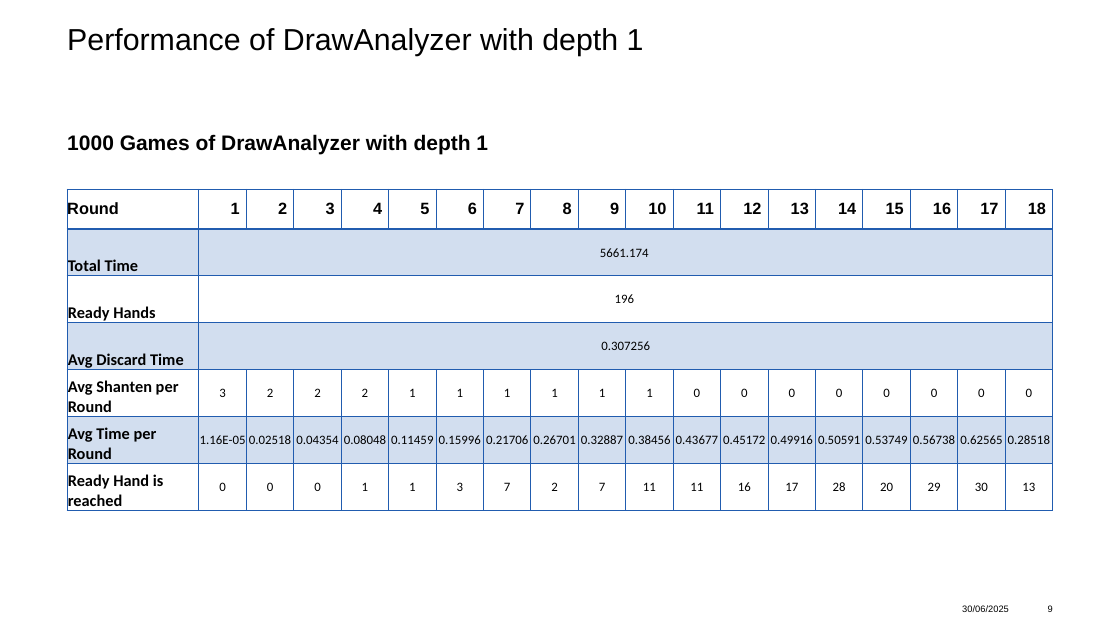
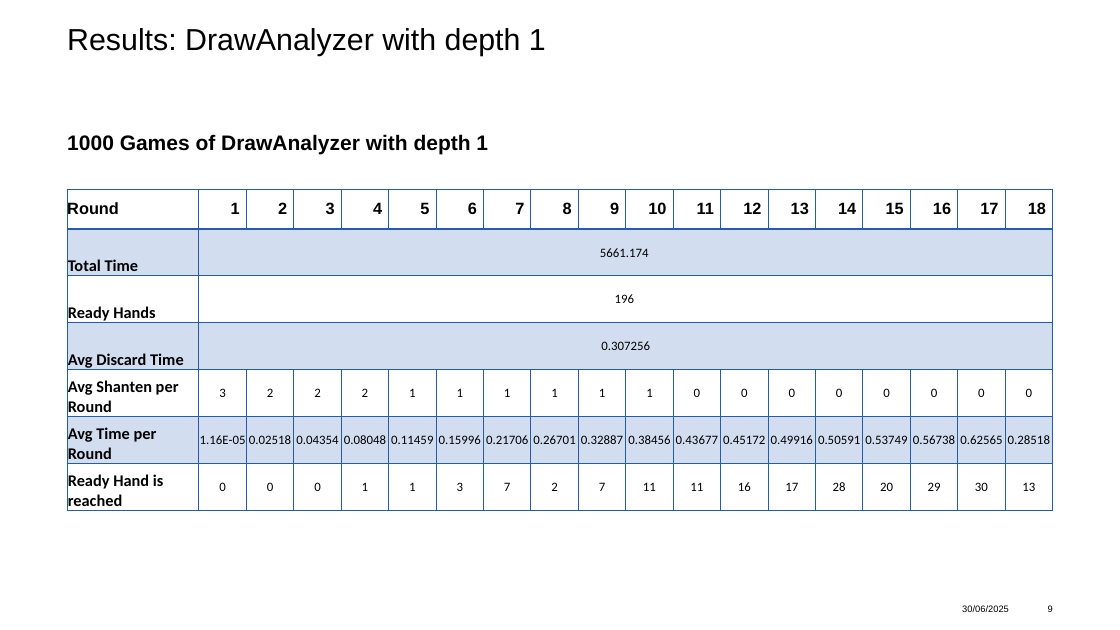
Before and after one commit to adidell01/MahjongOptimization, a slide deck: slide 9 of ProjectPresentation_asadikovic_jlyrer.pptx. Drawn at 1120x630 pixels with LibreOffice and Linux fonts; fonts in the diff are those of the drawing; background and template pictures are left out. Boxes give left, top, right and bottom in pixels: in the first picture for what was removed or moved away, otherwise in the second. Text is boxed around its words. In the diff, an @@ line names an element or a change of style, - is before the commit and + after.

Commit message:
Updated "Discussion" and "Results"

```diff
--- a/ProjectPresentation_asadikovic_jlyrer.pptx
+++ b/ProjectPresentation_asadikovic_jlyrer.pptx
@@ title at bbox=[67, 28, 546, 56]: text changed @@
-Performance of DrawAnalyzer with depth 1
+Results: DrawAnalyzer with depth 1
```
Also in this commit, not shown: 5 other slides changed, 1 slide added.
